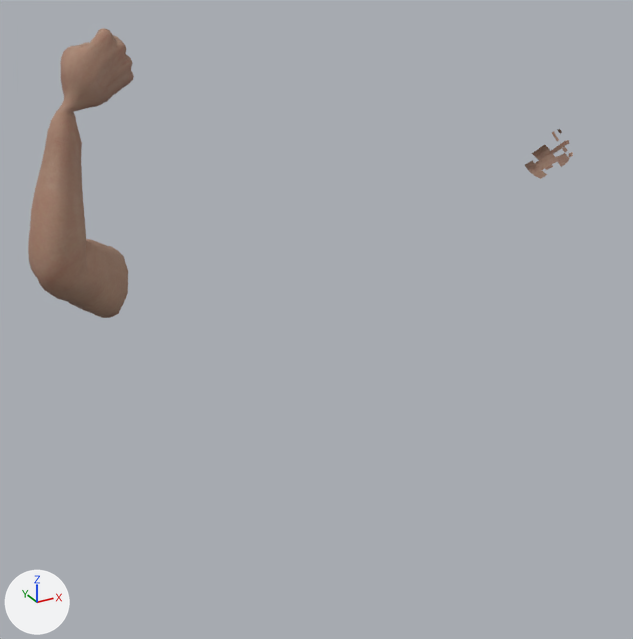
The Blender file art-source/characters/chr_fp_arms.blend as it was, and as the next commit left it.
Both versions are drawn from a 50 mm lens placed at (-0.372, -1.437, 0.177), pointed at (0.359, -0.108, -0.487). Lighting does not change. The marker at lower left points along +X, +Y and +Z. The first picture is the older version.

The older version as bpy lines, for what is in view:
```python
me_chr_fp_arms = bpy.data.meshes.new('chr_fp_arms')
me_chr_fp_arms.from_pydata(...)  # 2329 vertices, 2070 faces, 201 loose edges; spans x -0.131..0.804, y -0.344..0.144, z -0.488..0.041
me_chr_fp_arms.polygons.foreach_set('use_smooth', [True] * 2070)
me_chr_fp_arms.materials.append(mat_material)  # picture img_new_diff
ob_chr_fp_arms = bpy.data.objects.new('chr_fp_arms', me_chr_fp_arms)
ob_chr_fp_arms.location = (0.0, 0.0, 0.0)
```
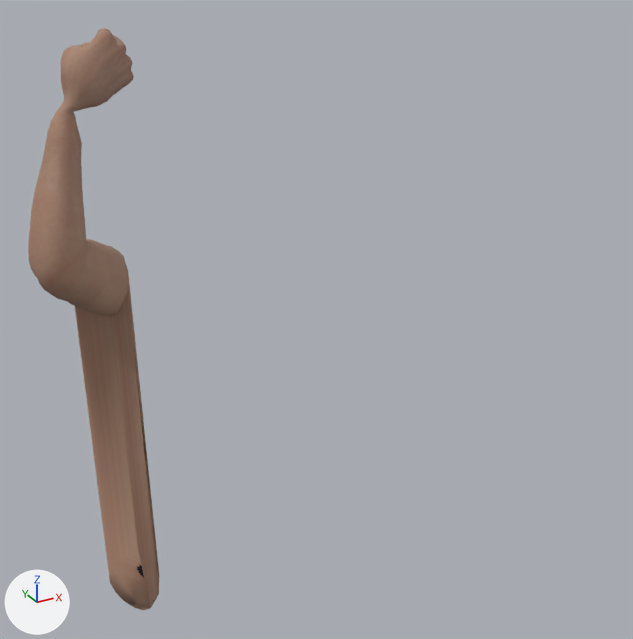
Changed parts and their boxes [x1, y1, x2, y2] in the pictures (633 x 639 px):
'chr_fp_arms', reshaped (76% narrower, 100% taller)
    before: [28, 28, 573, 318]
    after: [28, 28, 159, 610]
part 1 of me_chr_fp_arms, deleted (brown)
    before: [525, 131, 569, 179]
part 2 of me_chr_fp_arms, deleted
    before: [531, 140, 573, 170]
part 3 of me_chr_fp_arms, added (brown)
    after: [75, 274, 159, 610]

The change, as a list of edits to the scene's bpy script:
```text
Change me_chr_fp_arms:
    used by ob_chr_fp_arms; location = (0.0, 0.0, 0.0)
    remove me_chr_fp_arms.from_pydata(...)  # 2329 vertices, 2070 faces, 201 loose edges; spans x -0.131..0.804, y -0.344..0.144, z -0.488..0.041
    add me_chr_fp_arms.from_pydata(...)  # 2069 vertices, 2059 faces; spans x -0.131..0.076, y -0.121..0.144, z -1.035..0.041
    me_chr_fp_arms part 1: the loose piece of 51 vertices spanning x 0.696..0.776, y -0.3..-0.236, z -0.237..-0.141 is deleted
    me_chr_fp_arms part 2: the loose piece of 42 vertices spanning x 0.721..0.789, y -0.29..-0.207, z -0.23..-0.157 is deleted
    me_chr_fp_arms part 3: 20 vertices added at x -0.066..0.014, y -0.121..-0.038, z -1.035..-0.913
    other edits to the shape of me_chr_fp_arms do not show in these pictures
```
